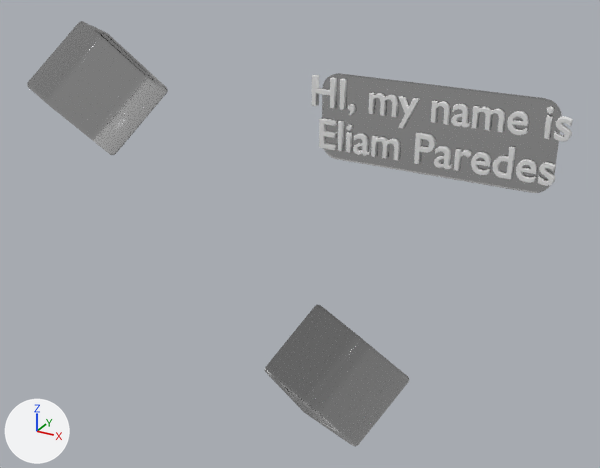
What one commit did to the Blender file resources/objs/home/Home.blend.
Rendered twice from a camera (50 mm lens) standing at (8.14, -22.89, 7.12) and looking at (-1.36, -5.64, -1.5). The lights are fixed; the arrows at lower left show +X, +Y and +Z. The first picture is the older version. Text is drawn in Blender's own font.
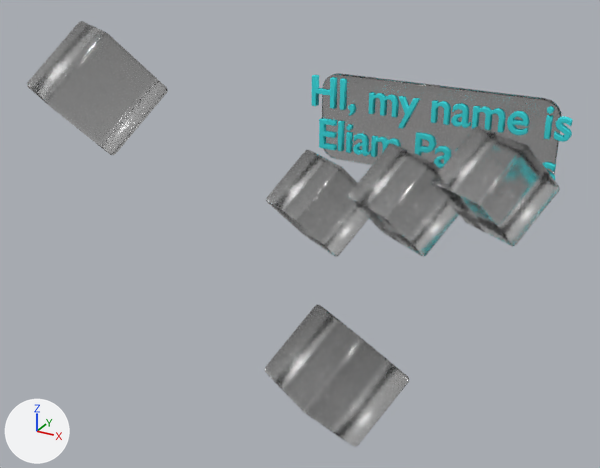
Boxes [x1, y1, x2, y2] around the edits, measured in the pictures (600 x 468 px):
'Cube.001', surface changed
    both: [322, 73, 562, 175]
'Cube.002', surface changed
    both: [265, 310, 409, 447]
'Cube.005', added
    after: [431, 127, 560, 246]
'Text', recoloured (white to cyan)
    both: [312, 75, 573, 180]
'Cube.004', added
    after: [348, 144, 459, 256]
'Cube.003', added
    after: [266, 150, 369, 257]

Patch to the scene script:
```diff
--- a/resources/objs/home/Home.blend.py
+++ b/resources/objs/home/Home.blend.py
@@ mat_glass @@
 n1 = _N.new('ShaderNodeBsdfPrincipled'); n1.name = 'Principled BSDF'
 n1.inputs[2].default_value = 0.132  # 'Roughness'
-n1.inputs[3].default_value = 1.11  # 'IOR'
+n1.inputs[3].default_value = 1.61  # 'IOR'
 n1.inputs[18].default_value = 1.0  # 'Transmission Weight'
@@ mat_material @@
 mat_material = principled_material('Material')
-mat_material.base_color = (0.8, 0.8, 0.8)  # white #e7e7e7
+mat_material.base_color = (0.0453, 0.754, 0.8)  # cyan #3ce1e7
 mat_material.roughness = 1.0
@@ ob_cube_005 @@
+ob_cube_005 = bpy.data.objects.new('Cube.005', me_cube_002.copy())  # the mesh of ob_cube_002
+ob_cube_005.location = (2.73, -2.45, -0.48)
+ob_cube_005.rotation_euler = (0.755, -0.0155, -0.562)  # degrees (43, -0.9, -32)
+_m = ob_cube_005.modifiers.new('Bevel', 'BEVEL')
+_m.segments = 3
@@ ob_cube_004 @@
+ob_cube_004 = bpy.data.objects.new('Cube.004', me_cube_002.copy())  # the mesh of ob_cube_002
+ob_cube_004.location = (0.34, -2.51, -1.3)
+ob_cube_004.rotation_euler = (0.755, -0.0155, -0.562)  # degrees (43, -0.9, -32)
+_m = ob_cube_004.modifiers.new('Bevel', 'BEVEL')
+_m.segments = 3
@@ ob_cube_003 @@
+ob_cube_003 = bpy.data.objects.new('Cube.003', me_cube_002.copy())  # the mesh of ob_cube_002
+ob_cube_003.location = (-2.28, -2.62, -1.85)
+ob_cube_003.rotation_euler = (0.755, -0.0155, -0.562)  # degrees (43, -0.9, -32)
+_m = ob_cube_003.modifiers.new('Bevel', 'BEVEL')
+_m.segments = 3
```
